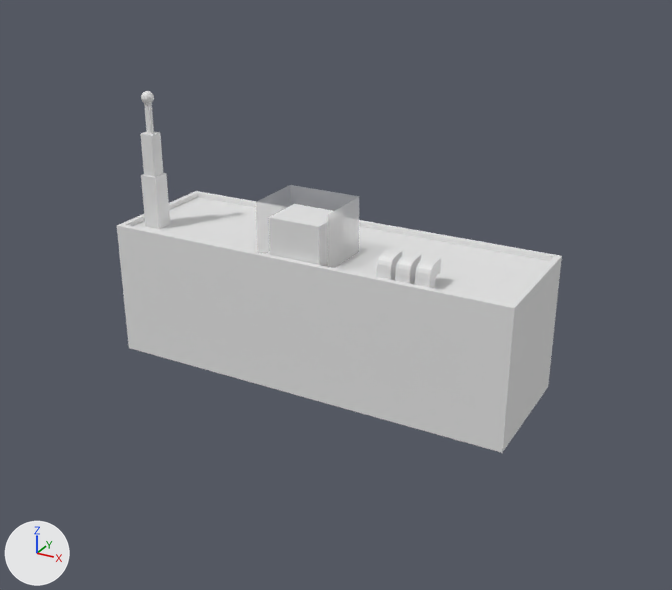
The Blender file Assets/_Data/_MAP/Locations/Ectorris/Models/Example 2.blend: old version first, new version second.
Both versions are drawn from a 50 mm lens placed at (61.6, -110.2, 57.3), pointed at (2.2, -2.2, 3.3). Lighting does not change. The marker at lower left points along +X, +Y and +Z. The picture after the commit comes second.
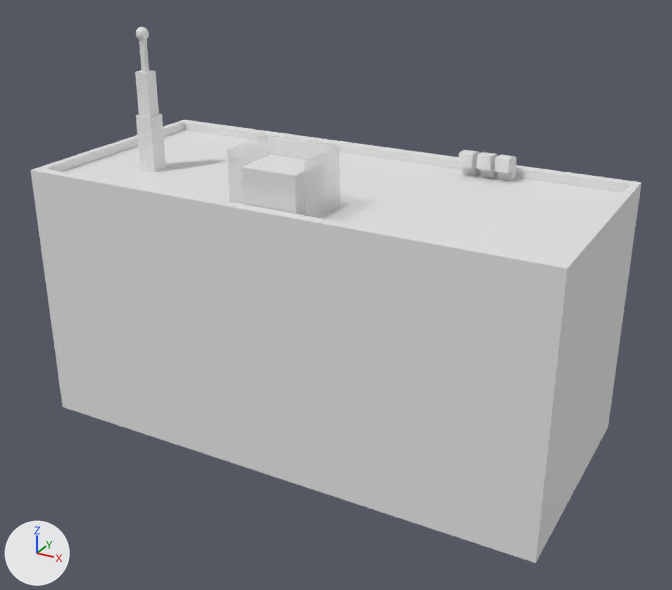
Location of each change, [x1, y1, x2, y2] in pixels of the pictures (672 x 590 px):
'Cube', rescaled (37% wider, 69% taller): before [117, 191, 562, 453]; after [31, 120, 641, 563]
'Cube.002', moved: before [256, 185, 359, 268]; after [227, 135, 340, 218]
'Cube.001', moved: before [269, 204, 333, 266]; after [241, 155, 306, 215]
'Cube.006', moved: before [141, 173, 170, 229]; after [136, 114, 166, 172]
'Cube.007', moved: before [141, 132, 163, 177]; after [135, 70, 159, 117]
'Cube.005', moved, turned: before [415, 256, 441, 288]; after [458, 150, 480, 176]
'Cube.004', moved, turned: before [376, 249, 402, 280]; after [494, 155, 516, 181]
'Cube.003', moved, turned: before [395, 252, 421, 284]; after [476, 152, 498, 178]
'Cube.008', moved: before [144, 103, 154, 134]; after [139, 39, 149, 72]
'Sphere', moved: before [141, 91, 154, 104]; after [136, 27, 149, 40]

Diff of the bpy script that builds the scene:
```diff
--- a/Assets/_Data/_MAP/Locations/Ectorris/Models/Example 2.blend.py
+++ b/Assets/_Data/_MAP/Locations/Ectorris/Models/Example 2.blend.py
@@ ob_cube @@
 ob_cube.location = (0.0, 0.0, 0.0)
+ob_cube.scale = (1.25, 1.81, 1.9)
@@ ob_cube_001 @@
 ob_cube_001 = bpy.data.objects.new('Cube.001', me_cube_004)
-ob_cube_001.location = (-0.6, -5.5, 12.9)
+ob_cube_001.location = (0.2, -12.6, 21.9)
 ob_cube_001.scale = (3.95, 3.41, 3.07)
@@ ob_cube_002 @@
 ob_cube_002 = bpy.data.objects.new('Cube.002', me_cube_005)
-ob_cube_002.location = (-0.6, -6.3, 12.9)
+ob_cube_002.location = (0.2, -13.4, 21.9)
 ob_cube_002.scale = (5.58, 5.77, 5.19)
@@ ob_cube_004 @@
 ob_cube_004 = bpy.data.objects.new('Cube.004', me_cube_007)
-ob_cube_004.location = (13.0, -8.0, 9.7)
+ob_cube_004.location = (20.6, 15.3, 18.6)
+ob_cube_004.rotation_euler = (0.0, 0.0, 3.142)  # degrees (0, 0, 180)
@@ ob_cube_003 @@
 ob_cube_003 = bpy.data.objects.new('Cube.003', me_cube_008)
-ob_cube_003.location = (15.7, -8.0, 9.7)
+ob_cube_003.location = (17.9, 15.3, 18.6)
+ob_cube_003.rotation_euler = (0.0, 0.0, 3.142)  # degrees (0, 0, 180)
@@ ob_cube_005 @@
 ob_cube_005 = bpy.data.objects.new('Cube.005', me_cube_009)
-ob_cube_005.location = (18.5, -8.0, 9.7)
+ob_cube_005.location = (15.1, 15.3, 18.6)
+ob_cube_005.rotation_euler = (0.0, 0.0, 3.142)  # degrees (0, 0, 180)
@@ ob_cube_006 @@
 ob_cube_006 = bpy.data.objects.new('Cube.006', me_cube_010)
-ob_cube_006.location = (-27.0, -5.3, 13.8)
+ob_cube_006.location = (-27.0, -5.3, 22.7)
 ob_cube_006.scale = (1.33, 1.33, 4.2)
@@ ob_cube_007 @@
 ob_cube_007 = bpy.data.objects.new('Cube.007', me_cube_011)
-ob_cube_007.location = (-27.0, -5.3, 21.0)
+ob_cube_007.location = (-27.0, -5.3, 30.0)
 ob_cube_007.scale = (1.01, 1.01, 3.19)
@@ ob_cube_008 @@
 ob_cube_008 = bpy.data.objects.new('Cube.008', me_cube_012)
-ob_cube_008.location = (-27.0, -5.3, 26.5)
+ob_cube_008.location = (-27.0, -5.3, 35.5)
 ob_cube_008.scale = (0.369, 0.369, 2.43)
@@ ob_sphere @@
 ob_sphere = bpy.data.objects.new('Sphere', me_sphere)
-ob_sphere.location = (-27.0, -5.3, 29.4)
+ob_sphere.location = (-27.0, -5.3, 38.3)
 ob_sphere.scale = (0.914, 0.914, 0.914)
```
